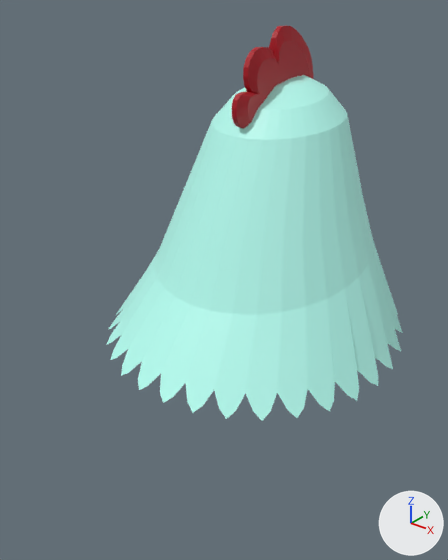
What one commit did to the glTF model import/chicken_head.glb.
One viewpoint serves both versions: a camera (50 mm lens) standing at (0.0877, -0.1242, 0.107) and looking at (0.0008, -0.0156, 0.0397). Lighting does not change. The marker at lower right points along +X, +Y and +Z. Where no turn or scale is listed for an object, it has been applied to the vertices. Vertices at the same position are counted once.

The older version as bpy lines, for what is in view:
```python
me_sphere_007 = bpy.data.meshes.new('Sphere.007')
me_sphere_007.from_pydata(...)  # 1815 vertices, 3480 faces; spans x -0.0401..0.04, y -0.0419..0.0444, z 0.0191..0.0971
# faces by material slot: [496, 12, 1052, 1920]
me_sphere_007.materials.append(mat_body_001)  # cyan #b7fff3
me_sphere_007.materials.append(mat_beak_001)  # orange #ffac00
me_sphere_007.materials.append(mat_gobble)  # red #ae0018
me_sphere_007.materials.append(mat_eye)  # black #000000
ob_head_001 = bpy.data.objects.new('head.001', me_sphere_007)
ob_head_001.location = (0.0, 0.0, 0.0)
```
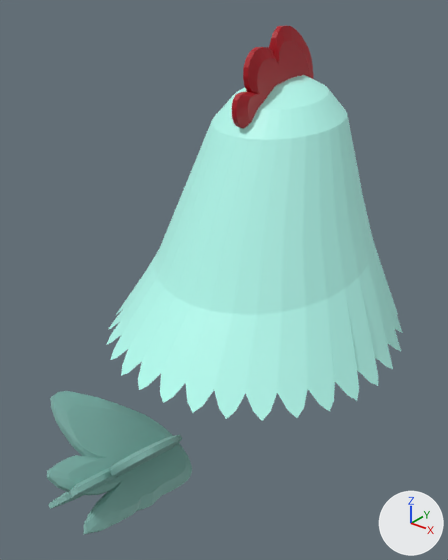
Diff of the bpy script that builds the scene:
```diff
--- a/import/chicken_head.glb.py
+++ b/import/chicken_head.glb.py
@@ mat_body_002 @@
+mat_body_002 = principled_material('body.002')
+mat_body_002.base_color = (0.217, 0.452, 0.404)  # cyan #80b3aa
@@ mat_body @@
+mat_body = principled_material('body')
+mat_body.base_color = (0.217, 0.452, 0.404)  # cyan #80b3aa
@@ me_sphere_007 @@
 # used by ob_head_001; location = (0.0, 0.0, 0.0)
-me_sphere_007.from_pydata(...)  # 1815 vertices, 3480 faces; spans x -0.0401..0.04, y -0.0419..0.0444, z 0.0191..0.0971
+me_sphere_007.from_pydata(...)  # 2535 vertices, 4912 faces; spans x -0.0401..0.04, y -0.0694..0.0444, z -0.0056..0.0971
+# me_sphere_007 part 1: a new loose piece of 360 vertices spanning x -0.0158..0.0079, y -0.0694..-0.034, z -0.0056..0.022, in mat_body (cyan #80b3aa)
+# me_sphere_007 part 2: a new loose piece of 360 vertices spanning x -0.0079..0.0158, y -0.0694..-0.034, z -0.0056..0.022, in mat_body_002 (cyan #80b3aa)
 me_sphere_007.materials.append(mat_body_001)
@@ me_sphere_007 @@
 me_sphere_007.materials.append(mat_eye)
+me_sphere_007.materials.append(mat_body)  # cyan #80b3aa
+me_sphere_007.materials.append(mat_body_002)  # cyan #80b3aa
```

Pixel boxes (x1, y1, x2, y2) of what changed, in the pictures (448 x 560 px):
'head.001', reshaped (20% wider, 29% taller): before (106, 26, 403, 421); after (47, 26, 403, 535)
part 1 of me_sphere_007, added (cyan): after (47, 391, 192, 535)
part 2 of me_sphere_007, added (cyan): after (48, 435, 182, 509)
